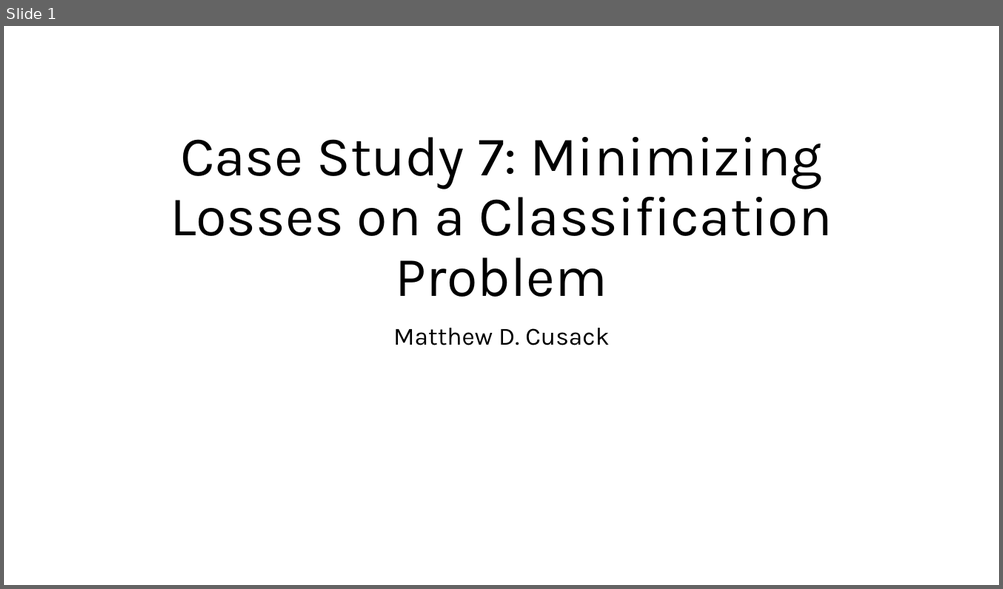
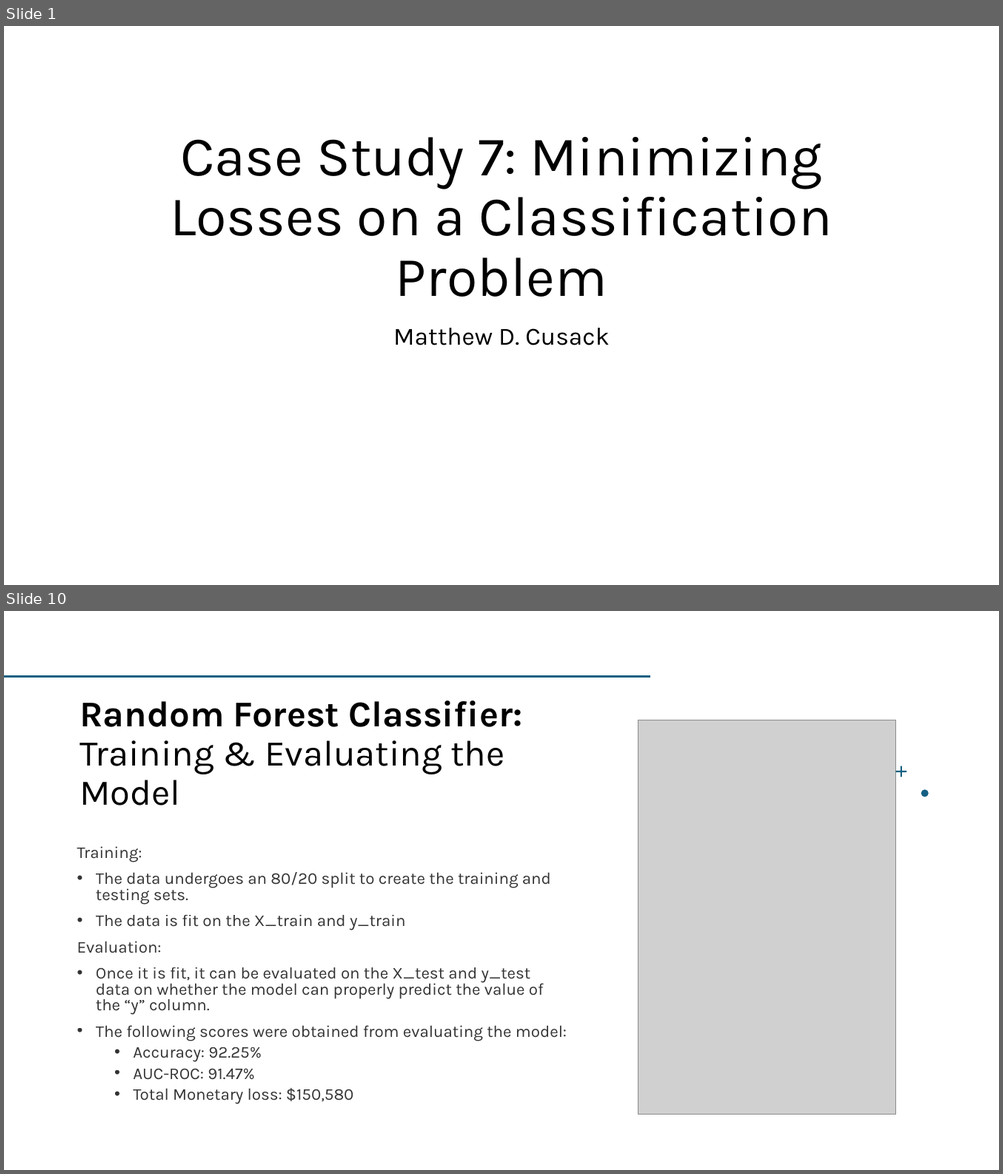
Before and after one commit to Mcusac/Case-Study-X, a slide deck: Cusack_Matthew_CaseStudy7.pptx. Shown one above the other, each under a label of ours: slide 1 before the commit, slides 1 and 10 after it; the slides between them are not shown. The pictures are 1003x589 and 1003x1174 pixels, drawn with LibreOffice and Linux fonts; fonts in the diff are those of the drawing; grey boxes stand for pictures. Boxes give left, top, right and bottom in pixels: in the first picture for what was removed or moved away, otherwise in the second. Text is boxed around its words. In the diff, an @@ line names an element or a change of style, - is before the commit and + after.

```diff
--- a/Cusack_Matthew_CaseStudy7.pptx
+++ b/Cusack_Matthew_CaseStudy7.pptx
@@ slide 10 added at [4,611,999,1170], background #FFFFFF @@
@@ line added from (4, 677) to (649, 677), #E97132 2 pt @@
@@ title added at [79,701,523,806], 35 pt, text #000000 @@
+Random Forest Classifier: Training & Evaluating the Model
@@ picture added at [638,720,896,1115] @@
@@ freeform shape added at [896,766,907,777], fill #156082 @@
@@ freeform shape added at [921,789,928,797], fill #156082 @@
@@ text added at [77,846,566,1105], 16 pt, text #000000 at 80% opacity @@
+Training:
+• The data undergoes an 80/20 split to create the training and testing sets.
+• The data is fit on the X_train and y_train
+Evaluation:
+• Once it is fit, it can be evaluated on the X_test and y_test data on whether the model can properly predict the value of the “y” column.
+• The following scores were obtained from evaluating the model:
+  • Accuracy: 92.25%
+  • AUC-ROC: 91.47%
+  • Total Monetary loss: $150,580
```
Also in this commit, not shown: 10 slides changed, 5 other slides added, 3 slides removed, 15 other files.
